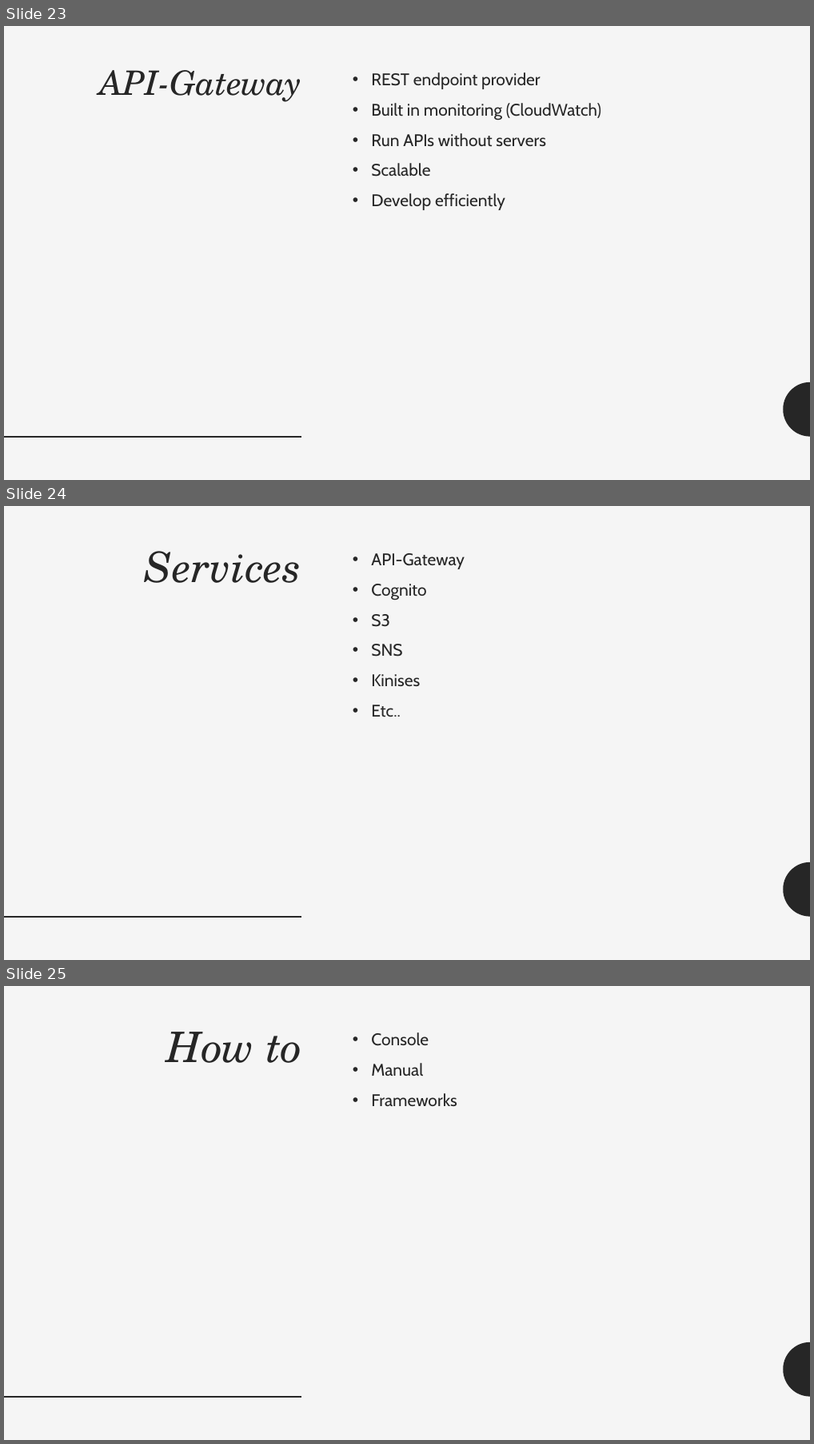
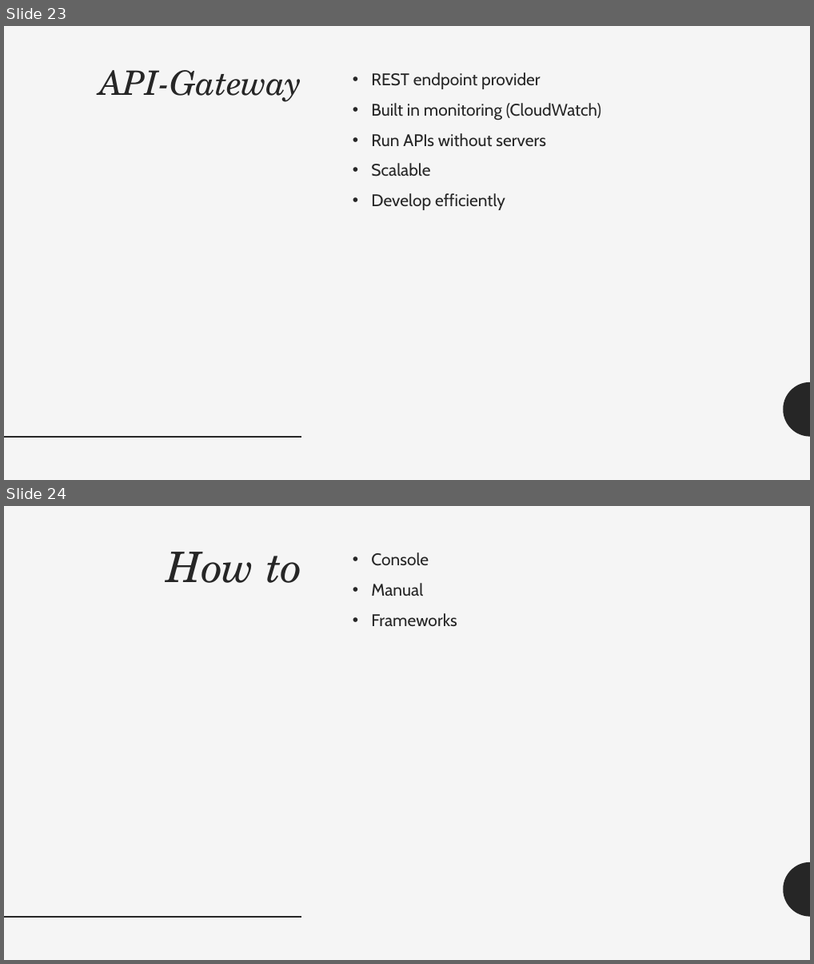
Before and after one commit to adrianpomilio/going-serverless, a slide deck: going-serverless-2017.pptx. Shown one above the other, each under a label of ours: slides 23, 24 and 25 before the commit, slides 23 and 24 after it. The pictures are 814x1444 and 814x964 pixels, drawn with LibreOffice and Linux fonts; fonts in the diff are those of the drawing. Boxes give left, top, right and bottom in pixels: in the first picture for what was removed or moved away, otherwise in the second. Text is boxed around its words. In the diff, an @@ line names an element or a change of style, - is before the commit and + after.

```diff
--- a/going-serverless-2017.pptx
+++ b/going-serverless-2017.pptx
@@ slide 24 removed at [4,506,810,960], background #F5F5F5; not listed: 2 template elements that a slide beside it also shows @@
@@ title removed at [145,551,302,583] @@
-Services
@@ text removed at [371,553,465,717] @@
-• API-Gateway
-• Cognito
-• S3
-• SNS
-• Kinises
-• Etc..
@@ what was slide 25 is now slide 24 @@
```
Also in this commit, not shown: 1 slide changed.
